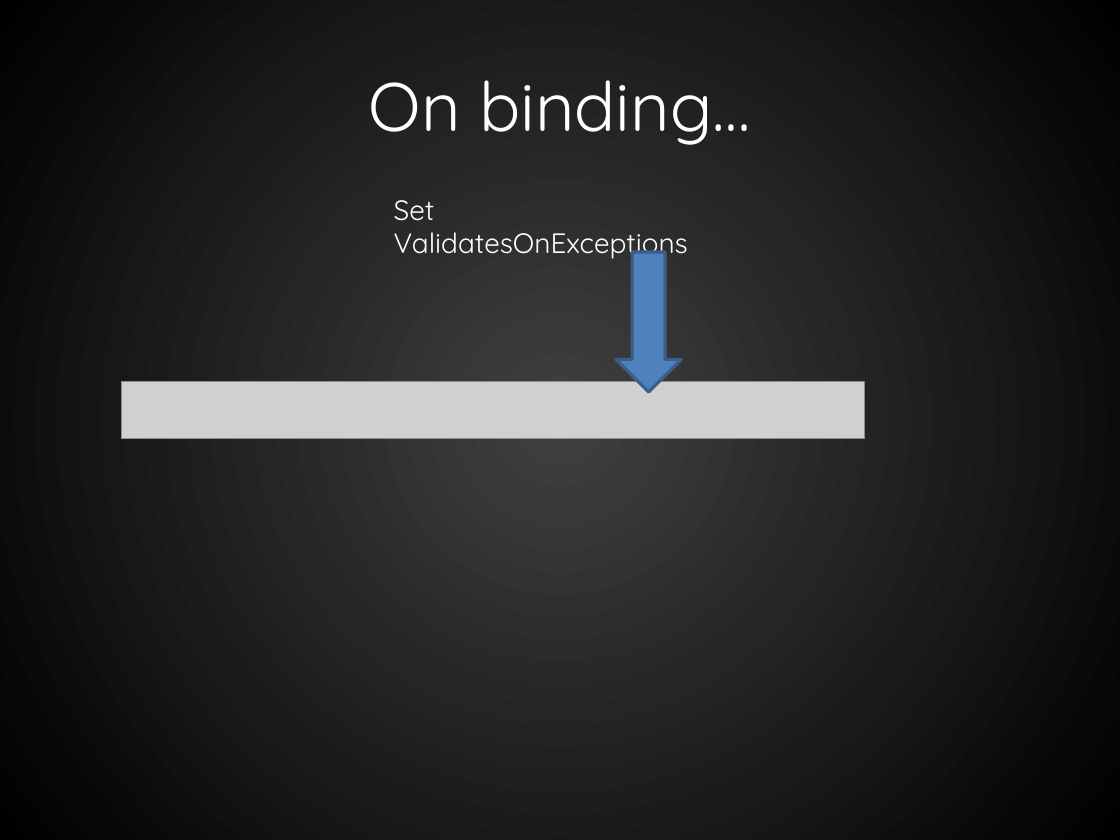
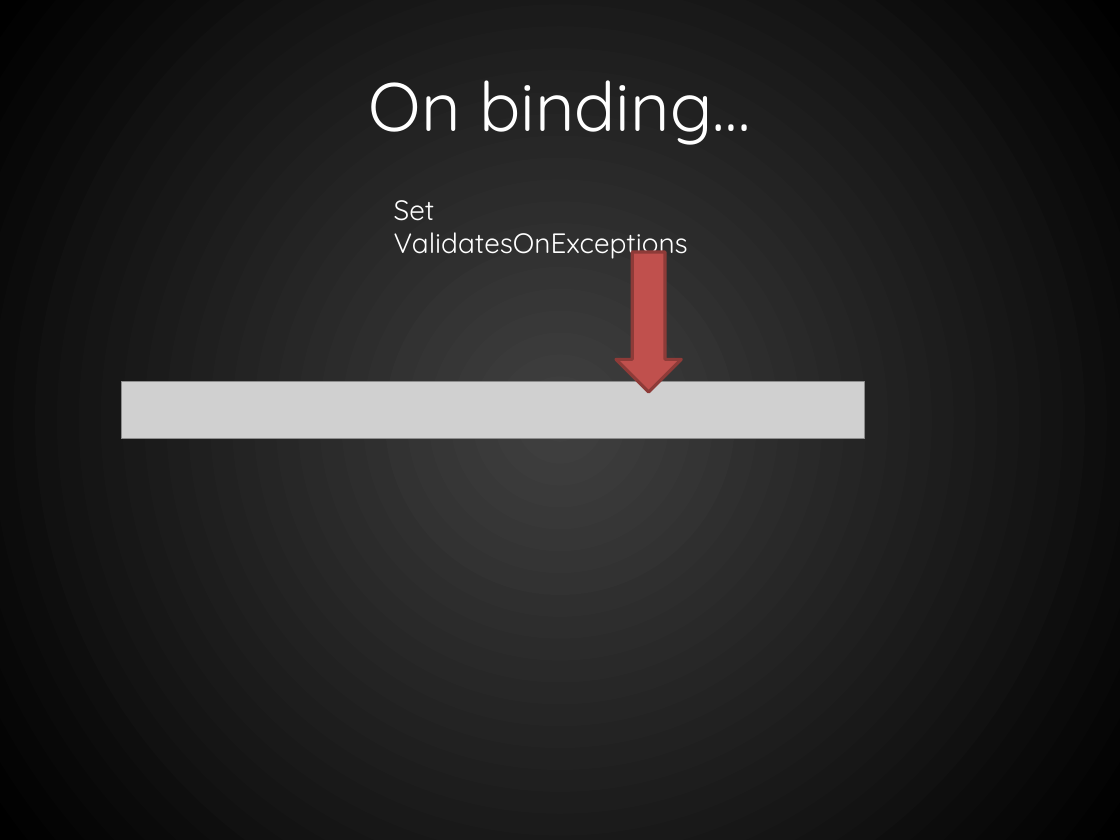
Before and after one commit to RookieOne/WPF-Input-Validation, a slide deck: slide 19 of WPF Validation.pptx (slide 15 before the commit). Drawn at 1120x840 pixels with LibreOffice and Linux fonts; fonts in the diff are those of the drawing; grey boxes stand for pictures. Boxes give left, top, right and bottom in pixels: in the first picture for what was removed or moved away, otherwise in the second. Text is boxed around its words. In the diff, an @@ line names an element or a change of style, - is before the commit and + after.

```diff
--- a/WPF Validation.pptx
+++ b/WPF Validation.pptx
@@ down arrow at box(616, 252, 681, 392): fill #4F81BD to #C0504D; outline #3A5F8C 2 pt to #8E3B39 2 pt @@
```
Also in this commit, not shown: 9 other slides changed, 18 slides added, 3 slides removed, 32 other files.
